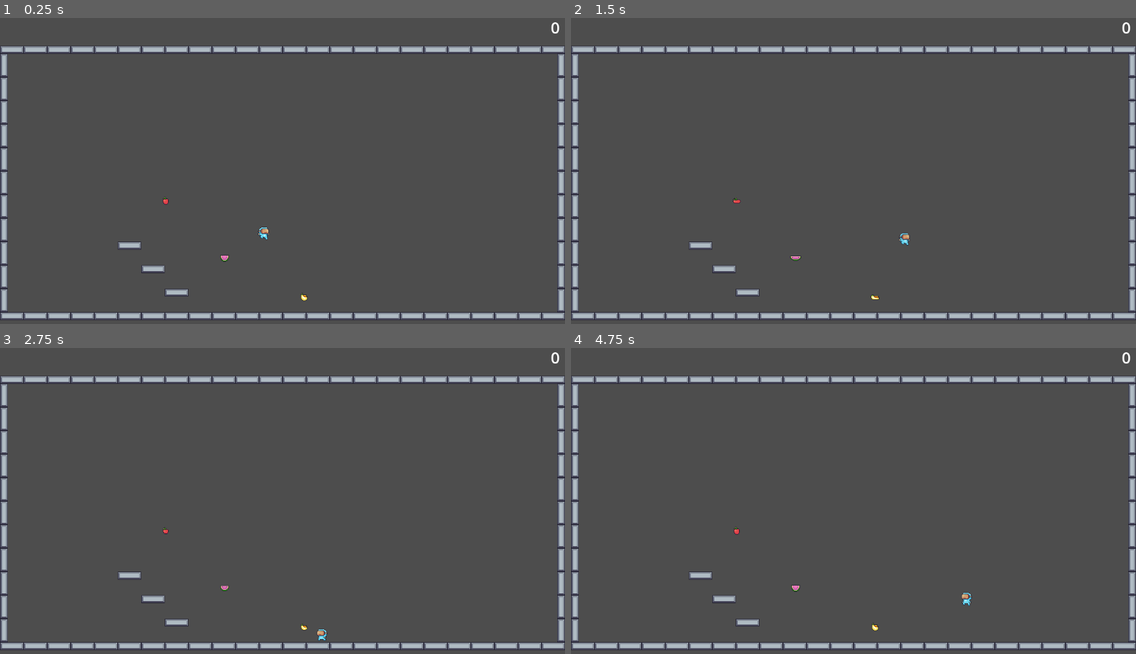
Above: before the commit, frames 1-4 (two rows, left to right).
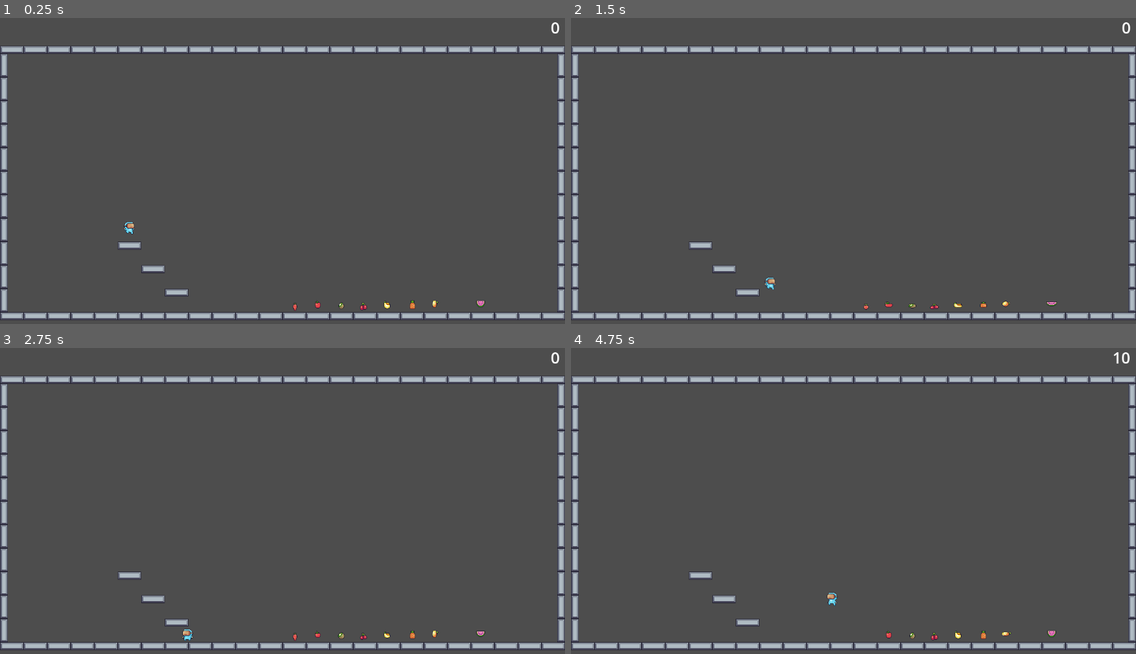
Above: after the commit, the same moments.

Repository: janzeman3/2D_jumping
Game: Godot game, scene res://main_screen.tscn
Same seed, same stepped clock (60 frames per second), same inputs: the game is played once before the commit and once after it.
Inputs:
- Up to frame 1 (0.25 s): no input
- Up to frame 2 (1.5 s): hold Right (right) from 0.53 s (still down); tap Space (jump) at 0.77 s
- Up to frame 3 (2.75 s): tap Space (jump) at 1.52 s; release Right (right) at 2.03 s; hold Left (left) from 2.03 s (still down)
- Up to frame 4 (4.75 s): release Left (left) at 2.78 s; hold Right (right) 2.78-4.28 s; tap Space (jump) at 3.02, 3.77, 4.52 s; hold Left (left) from 4.28 s (still down)

The runs differ from the first frame. In frame 1, 0.3% of the frame differs, in the area x 21-86%, y 58-96%; in frame 2, 0.3%; in frame 3, 0.3%; in frame 4, 0.4%, in the area x 28-99%, y 1-96%.

Commit message:
Rest of fruit
cherries, kiwi, orange, pineapple, strawberry

Signed-off-by: Jan Zeman <major.su@seznam.cz>

Diff:
--- /dev/null
+++ b/Items/cherries.tscn
@@ -0,0 +1,149 @@
+[gd_scene load_steps=22 format=3 uid="uid://6po6joaja8w0"]
+
+[ext_resource type="Script" uid="uid://bm3gvjxp4ytnh" path="res://Engine/item.gd" id="1_w34fd"]
+[ext_resource type="Texture2D" uid="uid://btret1hcst3yp" path="res://PixelAdventure1/Fruits/Cherries.png" id="2_erd1t"]
+
+[sub_resource type="AtlasTexture" id="AtlasTexture_7fonq"]
+atlas = ExtResource("2_erd1t")
+region = Rect2(0, 0, 32, 32)
+
+[sub_resource type="AtlasTexture" id="AtlasTexture_e35fu"]
+atlas = ExtResource("2_erd1t")
+region = Rect2(32, 0, 32, 32)
+
+[sub_resource type="AtlasTexture" id="AtlasTexture_fr6jq"]
+atlas = ExtResource("2_erd1t")
+region = Rect2(64, 0, 32, 32)
+
+[sub_resource type="AtlasTexture" id="AtlasTexture_m6d10"]
+atlas = ExtResource("2_erd1t")
+region = Rect2(96, 0, 32, 32)
+
+[sub_resource type="AtlasTexture" id="AtlasTexture_338us"]
+atlas = ExtResource("2_erd1t")
+region = Rect2(128, 0, 32, 32)
+
+[sub_resource type="AtlasTexture" id="AtlasTexture_fxd2j"]
+atlas = ExtResource("2_erd1t")
+region = Rect2(160, 0, 32, 32)
+
+[sub_resource type="AtlasTexture" id="AtlasTexture_khquj"]
+atlas = ExtResource("2_erd1t")
+region = Rect2(192, 0, 32, 32)
+
+[sub_resource type="AtlasTexture" id="AtlasTexture_f3xcq"]
+atlas = ExtResource("2_erd1t")
+region = Rect2(224, 0, 32, 32)
+
+[sub_resource type="AtlasTexture" id="AtlasTexture_codtu"]
+atlas = ExtResource("2_erd1t")
+region = Rect2(256, 0, 32, 32)
+
+[sub_resource type="AtlasTexture" id="AtlasTexture_c61en"]
+atlas = ExtResource("2_erd1t")
+region = Rect2(288, 0, 32, 32)
+
+[sub_resource type="AtlasTexture" id="AtlasTexture_52t5s"]
+atlas = ExtResource("2_erd1t")
+region = Rect2(320, 0, 32, 32)
+
+[sub_resource type="AtlasTexture" id="AtlasTexture_ntpcd"]
+atlas = ExtResource("2_erd1t")
+region = Rect2(352, 0, 32, 32)
+
+[sub_resource type="AtlasTexture" id="AtlasTexture_u3s2k"]
+atlas = ExtResource("2_erd1t")
+region = Rect2(384, 0, 32, 32)
+
+[sub_resource type="AtlasTexture" id="AtlasTexture_7gl0l"]
+atlas = ExtResource("2_erd1t")
+region = Rect2(416, 0, 32, 32)
+
+[sub_resource type="AtlasTexture" id="AtlasTexture_qx7vi"]
+atlas = ExtResource("2_erd1t")
+region = Rect2(448, 0, 32, 32)
+
+[sub_resource type="AtlasTexture" id="AtlasTexture_mr3rm"]
+atlas = ExtResource("2_erd1t")
+region = Rect2(480, 0, 32, 32)
+
+[sub_resource type="AtlasTexture" id="AtlasTexture_2lvwn"]
+atlas = ExtResource("2_erd1t")
+region = Rect2(512, 0, 32, 32)
+
+[sub_resource type="SpriteFrames" id="SpriteFrames_f76u2"]
+animations = [{
+"frames": [{
+"duration": 1.0,
+"texture": SubResource("AtlasTexture_7fonq")
+}, {
+"duration": 1.0,
+"texture": SubResource("AtlasTexture_e35fu")
+}, {
+"duration": 1.0,
+"texture": SubResource("AtlasTexture_fr6jq")
+}, {
+"duration": 1.0,
+"texture": SubResource("AtlasTexture_m6d10")
+}, {
+"duration": 1.0,
+"texture": SubResource("AtlasTexture_338us")
+}, {
+"duration": 1.0,
+"texture": SubResource("AtlasTexture_fxd2j")
+}, {
+"duration": 1.0,
+"texture": SubResource("AtlasTexture_khquj")
+}, {
+"duration": 1.0,
+"texture": SubResource("AtlasTexture_f3xcq")
+}, {
+"duration": 1.0,
+"texture": SubResource("AtlasTexture_codtu")
+}, {
+"duration": 1.0,
+"texture": SubResource("AtlasTexture_c61en")
+}, {
+"duration": 1.0,
+"texture": SubResource("AtlasTexture_52t5s")
+}, {
+"duration": 1.0,
+"texture": SubResource("AtlasTexture_ntpcd")
+}, {
+"duration": 1.0,
+"texture": SubResource("AtlasTexture_u3s2k")
+}, {
+"duration": 1.0,
+"texture": SubResource("AtlasTexture_7gl0l")
+}, {
+"duration": 1.0,
+"texture": SubResource("AtlasTexture_qx7vi")
+}, {
+"duration": 1.0,
+"texture": SubResource("AtlasTexture_mr3rm")
+}, {
+"duration": 1.0,
+"texture": SubResource("AtlasTexture_2lvwn")
+}],
+"loop": true,
+"name": &"idle",
+"speed": 20.0
+}]
+
+[sub_resource type="ConvexPolygonShape2D" id="ConvexPolygonShape2D_5erq6"]
+points = PackedVector2Array(-6, 5, 5, 5, 0, -6)
+
+[node name="Cherries" type="Area2D"]
+script = ExtResource("1_w34fd")
+metadata/Score = 25
+
+[node name="AnimatedSprite2D" type="AnimatedSprite2D" parent="."]
+sprite_frames = SubResource("SpriteFrames_f76u2")
+animation = &"idle"
+autoplay = "idle"
+frame_progress = 0.0934142
+
+[node name="CollisionShape2D" type="CollisionShape2D" parent="."]
+shape = SubResource("ConvexPolygonShape2D_5erq6")
+
+[connection signal="body_entered" from="." to="." method="_on_body_entered"]
--- /dev/null
+++ b/Items/kiwi.tscn
@@ -0,0 +1,148 @@
+[gd_scene load_steps=22 format=3 uid="uid://b0c51xlg68xmw"]
+
+[ext_resource type="Script" uid="uid://bm3gvjxp4ytnh" path="res://Engine/item.gd" id="1_c4yet"]
+[ext_resource type="Texture2D" uid="uid://dpxxchslg32kb" path="res://PixelAdventure1/Fruits/Kiwi.png" id="2_tpc2e"]
+
+[sub_resource type="AtlasTexture" id="AtlasTexture_5tcct"]
+atlas = ExtResource("2_tpc2e")
+region = Rect2(0, 0, 32, 32)
+
+[sub_resource type="AtlasTexture" id="AtlasTexture_kbn62"]
+atlas = ExtResource("2_tpc2e")
+region = Rect2(32, 0, 32, 32)
+
+[sub_resource type="AtlasTexture" id="AtlasTexture_qo1no"]
+atlas = ExtResource("2_tpc2e")
+region = Rect2(64, 0, 32, 32)
+
+[sub_resource type="AtlasTexture" id="AtlasTexture_oy8p4"]
+atlas = ExtResource("2_tpc2e")
+region = Rect2(96, 0, 32, 32)
+
+[sub_resource type="AtlasTexture" id="AtlasTexture_4bmr1"]
+atlas = ExtResource("2_tpc2e")
+region = Rect2(128, 0, 32, 32)
+
+[sub_resource type="AtlasTexture" id="AtlasTexture_utqfm"]
+atlas = ExtResource("2_tpc2e")
+region = Rect2(160, 0, 32, 32)
+
+[sub_resource type="AtlasTexture" id="AtlasTexture_8w2ci"]
+atlas = ExtResource("2_tpc2e")
+region = Rect2(192, 0, 32, 32)
+
+[sub_resource type="AtlasTexture" id="AtlasTexture_k2iep"]
+atlas = ExtResource("2_tpc2e")
+region = Rect2(224, 0, 32, 32)
+
+[sub_resource type="AtlasTexture" id="AtlasTexture_mqjnq"]
+atlas = ExtResource("2_tpc2e")
+region = Rect2(256, 0, 32, 32)
+
+[sub_resource type="AtlasTexture" id="AtlasTexture_ua3ea"]
+atlas = ExtResource("2_tpc2e")
+region = Rect2(288, 0, 32, 32)
+
+[sub_resource type="AtlasTexture" id="AtlasTexture_7vrc1"]
+atlas = ExtResource("2_tpc2e")
+region = Rect2(320, 0, 32, 32)
+
+[sub_resource type="AtlasTexture" id="AtlasTexture_2u3ln"]
+atlas = ExtResource("2_tpc2e")
+region = Rect2(352, 0, 32, 32)
+
+[sub_resource type="AtlasTexture" id="AtlasTexture_mg47j"]
+atlas = ExtResource("2_tpc2e")
+region = Rect2(384, 0, 32, 32)
+
+[sub_resource type="AtlasTexture" id="AtlasTexture_vyme6"]
+atlas = ExtResource("2_tpc2e")
+region = Rect2(416, 0, 32, 32)
+
+[sub_resource type="AtlasTexture" id="AtlasTexture_6nfb7"]
+atlas = ExtResource("2_tpc2e")
+region = Rect2(448, 0, 32, 32)
+
+[sub_resource type="AtlasTexture" id="AtlasTexture_wtydx"]
+atlas = ExtResource("2_tpc2e")
+region = Rect2(480, 0, 32, 32)
+
+[sub_resource type="AtlasTexture" id="AtlasTexture_w6idi"]
+atlas = ExtResource("2_tpc2e")
+region = Rect2(512, 0, 32, 32)
+
+[sub_resource type="SpriteFrames" id="SpriteFrames_ouqw7"]
+animations = [{
+"frames": [{
+"duration": 1.0,
+"texture": SubResource("AtlasTexture_5tcct")
+}, {
+"duration": 1.0,
+"texture": SubResource("AtlasTexture_kbn62")
+}, {
+"duration": 1.0,
+"texture": SubResource("AtlasTexture_qo1no")
+}, {
+"duration": 1.0,
+"texture": SubResource("AtlasTexture_oy8p4")
+}, {
+"duration": 1.0,
+"texture": SubResource("AtlasTexture_4bmr1")
+}, {
+"duration": 1.0,
+"texture": SubResource("AtlasTexture_utqfm")
+}, {
+"duration": 1.0,
+"texture": SubResource("AtlasTexture_8w2ci")
+}, {
+"duration": 1.0,
+"texture": SubResource("AtlasTexture_k2iep")
+}, {
+"duration": 1.0,
+"texture": SubResource("AtlasTexture_mqjnq")
+}, {
+"duration": 1.0,
+"texture": SubResource("AtlasTexture_ua3ea")
+}, {
+"duration": 1.0,
+"texture": SubResource("AtlasTexture_7vrc1")
+}, {
+"duration": 1.0,
+"texture": SubResource("AtlasTexture_2u3ln")
+}, {
+"duration": 1.0,
+"texture": SubResource("AtlasTexture_mg47j")
+}, {
+"duration": 1.0,
+"texture": SubResource("AtlasTexture_vyme6")
+}, {
+"duration": 1.0,
+"texture": SubResource("AtlasTexture_6nfb7")
+}, {
+"duration": 1.0,
+"texture": SubResource("AtlasTexture_wtydx")
+}, {
+"duration": 1.0,
+"texture": SubResource("AtlasTexture_w6idi")
+}],
+"loop": true,
+"name": &"default",
+"speed": 20.0
+}]
+
+[sub_resource type="CircleShape2D" id="CircleShape2D_i48l7"]
+radius = 5.0
+
+[node name="Kiwi" type="Area2D"]
+script = ExtResource("1_c4yet")
+metadata/Score = 20
+
+[node name="AnimatedSprite2D" type="AnimatedSprite2D" parent="."]
+sprite_frames = SubResource("SpriteFrames_ouqw7")
+autoplay = "default"
+frame_progress = 0.790159
+
+[node name="CollisionShape2D" type="CollisionShape2D" parent="."]
+shape = SubResource("CircleShape2D_i48l7")
+
+[connection signal="body_entered" from="." to="." method="_on_body_entered"]
--- /dev/null
+++ b/Items/orange.tscn
@@ -0,0 +1,150 @@
+[gd_scene load_steps=22 format=3 uid="uid://rxl274wefg7b"]
+
+[ext_resource type="Script" uid="uid://bm3gvjxp4ytnh" path="res://Engine/item.gd" id="1_dogh4"]
+[ext_resource type="Texture2D" uid="uid://bpbobdxal5cgv" path="res://PixelAdventure1/Fruits/Orange.png" id="2_iajij"]
+
+[sub_resource type="AtlasTexture" id="AtlasTexture_42ayl"]
+atlas = ExtResource("2_iajij")
+region = Rect2(0, 0, 32, 32)
+
+[sub_resource type="AtlasTexture" id="AtlasTexture_q5l5e"]
+atlas = ExtResource("2_iajij")
+region = Rect2(32, 0, 32, 32)
+
+[sub_resource type="AtlasTexture" id="AtlasTexture_hplvh"]
+atlas = ExtResource("2_iajij")
+region = Rect2(64, 0, 32, 32)
+
+[sub_resource type="AtlasTexture" id="AtlasTexture_h86ky"]
+atlas = ExtResource("2_iajij")
+region = Rect2(96, 0, 32, 32)
+
+[sub_resource type="AtlasTexture" id="AtlasTexture_1t3h2"]
+atlas = ExtResource("2_iajij")
+region = Rect2(128, 0, 32, 32)
+
+[sub_resource type="AtlasTexture" id="AtlasTexture_psvf5"]
+atlas = ExtResource("2_iajij")
+region = Rect2(160, 0, 32, 32)
+
+[sub_resource type="AtlasTexture" id="AtlasTexture_gqta2"]
+atlas = ExtResource("2_iajij")
+region = Rect2(192, 0, 32, 32)
+
+[sub_resource type="AtlasTexture" id="AtlasTexture_nea2t"]
+atlas = ExtResource("2_iajij")
+region = Rect2(224, 0, 32, 32)
+
+[sub_resource type="AtlasTexture" id="AtlasTexture_gwwbq"]
+atlas = ExtResource("2_iajij")
+region = Rect2(256, 0, 32, 32)
+
+[sub_resource type="AtlasTexture" id="AtlasTexture_e121j"]
+atlas = ExtResource("2_iajij")
+region = Rect2(288, 0, 32, 32)
+
+[sub_resource type="AtlasTexture" id="AtlasTexture_bhbfg"]
+atlas = ExtResource("2_iajij")
+region = Rect2(320, 0, 32, 32)
+
+[sub_resource type="AtlasTexture" id="AtlasTexture_fydq5"]
+atlas = ExtResource("2_iajij")
+region = Rect2(352, 0, 32, 32)
+
+[sub_resource type="AtlasTexture" id="AtlasTexture_pf2wo"]
+atlas = ExtResource("2_iajij")
+region = Rect2(384, 0, 32, 32)
+
+[sub_resource type="AtlasTexture" id="AtlasTexture_8kciv"]
+atlas = ExtResource("2_iajij")
+region = Rect2(416, 0, 32, 32)
+
+[sub_resource type="AtlasTexture" id="AtlasTexture_ammtk"]
+atlas = ExtResource("2_iajij")
+region = Rect2(448, 0, 32, 32)
+
+[sub_resource type="AtlasTexture" id="AtlasTexture_xfr01"]
+atlas = ExtResource("2_iajij")
+region = Rect2(480, 0, 32, 32)
+
+[sub_resource type="AtlasTexture" id="AtlasTexture_kf2ub"]
+atlas = ExtResource("2_iajij")
+region = Rect2(512, 0, 32, 32)
+
+[sub_resource type="SpriteFrames" id="SpriteFrames_ywep7"]
+animations = [{
+"frames": [{
+"duration": 1.0,
+"texture": SubResource("AtlasTexture_42ayl")
+}, {
+"duration": 1.0,
+"texture": SubResource("AtlasTexture_q5l5e")
+}, {
+"duration": 1.0,
+"texture": SubResource("AtlasTexture_hplvh")
+}, {
+"duration": 1.0,
+"texture": SubResource("AtlasTexture_h86ky")
+}, {
+"duration": 1.0,
+"texture": SubResource("AtlasTexture_1t3h2")
+}, {
+"duration": 1.0,
+"texture": SubResource("AtlasTexture_psvf5")
+}, {
+"duration": 1.0,
+"texture": SubResource("AtlasTexture_gqta2")
+}, {
+"duration": 1.0,
+"texture": SubResource("AtlasTexture_nea2t")
+}, {
+"duration": 1.0,
+"texture": SubResource("AtlasTexture_gwwbq")
+}, {
+"duration": 1.0,
+"texture": SubResource("AtlasTexture_e121j")
+}, {
+"duration": 1.0,
+"texture": SubResource("AtlasTexture_bhbfg")
+}, {
+"duration": 1.0,
+"texture": SubResource("AtlasTexture_fydq5")
+}, {
+"duration": 1.0,
+"texture": SubResource("AtlasTexture_pf2wo")
+}, {
+"duration": 1.0,
+"texture": SubResource("AtlasTexture_8kciv")
+}, {
+"duration": 1.0,
+"texture": SubResource("AtlasTexture_ammtk")
+}, {
+"duration": 1.0,
+"texture": SubResource("AtlasTexture_xfr01")
+}, {
+"duration": 1.0,
+"texture": SubResource("AtlasTexture_kf2ub")
+}],
+"loop": true,
+"name": &"idle",
+"speed": 20.0
+}]
+
+[sub_resource type="CircleShape2D" id="CircleShape2D_0rv0j"]
+radius = 5.0
+
+[node name="Orange" type="Area2D"]
+script = ExtResource("1_dogh4")
+metadata/Score = 40
+
+[node name="AnimatedSprite2D" type="AnimatedSprite2D" parent="."]
+sprite_frames = SubResource("SpriteFrames_ywep7")
+animation = &"idle"
+autoplay = "idle"
+frame = 3
+frame_progress = 0.500752
+
+[node name="CollisionShape2D" type="CollisionShape2D" parent="."]
+shape = SubResource("CircleShape2D_0rv0j")
+
+[connection signal="body_entered" from="." to="." method="_on_body_entered"]
--- /dev/null
+++ b/Items/pineapple.tscn
@@ -0,0 +1,150 @@
+[gd_scene load_steps=22 format=3 uid="uid://d3anl5e1k1ja7"]
+
+[ext_resource type="Script" uid="uid://bm3gvjxp4ytnh" path="res://Engine/item.gd" id="1_5rx15"]
+[ext_resource type="Texture2D" uid="uid://dxs1g464qw1d0" path="res://PixelAdventure1/Fruits/Pineapple.png" id="2_y2s26"]
+
+[sub_resource type="AtlasTexture" id="AtlasTexture_3lsjk"]
+atlas = ExtResource("2_y2s26")
+region = Rect2(0, 0, 32, 32)
+
+[sub_resource type="AtlasTexture" id="AtlasTexture_58kkt"]
+atlas = ExtResource("2_y2s26")
+region = Rect2(32, 0, 32, 32)
+
+[sub_resource type="AtlasTexture" id="AtlasTexture_s8f1a"]
+atlas = ExtResource("2_y2s26")
+region = Rect2(64, 0, 32, 32)
+
+[sub_resource type="AtlasTexture" id="AtlasTexture_np513"]
+atlas = ExtResource("2_y2s26")
+region = Rect2(96, 0, 32, 32)
+
+[sub_resource type="AtlasTexture" id="AtlasTexture_3x6ee"]
+atlas = ExtResource("2_y2s26")
+region = Rect2(128, 0, 32, 32)
+
+[sub_resource type="AtlasTexture" id="AtlasTexture_wfc5j"]
+atlas = ExtResource("2_y2s26")
+region = Rect2(160, 0, 32, 32)
+
+[sub_resource type="AtlasTexture" id="AtlasTexture_0xrdv"]
+atlas = ExtResource("2_y2s26")
+region = Rect2(192, 0, 32, 32)
+
+[sub_resource type="AtlasTexture" id="AtlasTexture_hqaon"]
+atlas = ExtResource("2_y2s26")
+region = Rect2(224, 0, 32, 32)
+
+[sub_resource type="AtlasTexture" id="AtlasTexture_7rocf"]
+atlas = ExtResource("2_y2s26")
+region = Rect2(256, 0, 32, 32)
+
+[sub_resource type="AtlasTexture" id="AtlasTexture_e5e72"]
+atlas = ExtResource("2_y2s26")
+region = Rect2(288, 0, 32, 32)
+
+[sub_resource type="AtlasTexture" id="AtlasTexture_nngqu"]
+atlas = ExtResource("2_y2s26")
+region = Rect2(320, 0, 32, 32)
+
+[sub_resource type="AtlasTexture" id="AtlasTexture_cjubi"]
+atlas = ExtResource("2_y2s26")
+region = Rect2(352, 0, 32, 32)
+
+[sub_resource type="AtlasTexture" id="AtlasTexture_q0cv6"]
+atlas = ExtResource("2_y2s26")
+region = Rect2(384, 0, 32, 32)
+
+[sub_resource type="AtlasTexture" id="AtlasTexture_qhu7g"]
+atlas = ExtResource("2_y2s26")
+region = Rect2(416, 0, 32, 32)
+
+[sub_resource type="AtlasTexture" id="AtlasTexture_h7rsf"]
+atlas = ExtResource("2_y2s26")
+region = Rect2(448, 0, 32, 32)
+
+[sub_resource type="AtlasTexture" id="AtlasTexture_4wm1q"]
+atlas = ExtResource("2_y2s26")
+region = Rect2(480, 0, 32, 32)
+
+[sub_resource type="AtlasTexture" id="AtlasTexture_kagn2"]
+atlas = ExtResource("2_y2s26")
+region = Rect2(512, 0, 32, 32)
+
+[sub_resource type="SpriteFrames" id="SpriteFrames_v7vnh"]
+animations = [{
+"frames": [{
+"duration": 1.0,
+"texture": SubResource("AtlasTexture_3lsjk")
+}, {
+"duration": 1.0,
+"texture": SubResource("AtlasTexture_58kkt")
+}, {
+"duration": 1.0,
+"texture": SubResource("AtlasTexture_s8f1a")
+}, {
+"duration": 1.0,
+"texture": SubResource("AtlasTexture_np513")
+}, {
+"duration": 1.0,
+"texture": SubResource("AtlasTexture_3x6ee")
+}, {
+"duration": 1.0,
+"texture": SubResource("AtlasTexture_wfc5j")
+}, {
+"duration": 1.0,
+"texture": SubResource("AtlasTexture_0xrdv")
+}, {
+"duration": 1.0,
+"texture": SubResource("AtlasTexture_hqaon")
+}, {
+"duration": 1.0,
+"texture": SubResource("AtlasTexture_7rocf")
+}, {
+"duration": 1.0,
+"texture": SubResource("AtlasTexture_e5e72")
+}, {
+"duration": 1.0,
+"texture": SubResource("AtlasTexture_nngqu")
+}, {
+"duration": 1.0,
+"texture": SubResource("AtlasTexture_cjubi")
+}, {
+"duration": 1.0,
+"texture": SubResource("AtlasTexture_q0cv6")
+}, {
+"duration": 1.0,
+"texture": SubResource("AtlasTexture_qhu7g")
+}, {
+"duration": 1.0,
+"texture": SubResource("AtlasTexture_h7rsf")
+}, {
+"duration": 1.0,
+"texture": SubResource("AtlasTexture_4wm1q")
+}, {
+"duration": 1.0,
+"texture": SubResource("AtlasTexture_kagn2")
+}],
+"loop": true,
+"name": &"idle",
+"speed": 20.0
+}]
+
+[sub_resource type="CircleShape2D" id="CircleShape2D_0go4l"]
+radius = 5.0
+
+[node name="Pineapple" type="Area2D"]
+script = ExtResource("1_5rx15")
+metadata/Score = 35
+
+[node name="AnimatedSprite2D" type="AnimatedSprite2D" parent="."]
+sprite_frames = SubResource("SpriteFrames_v7vnh")
+animation = &"idle"
+autoplay = "idle"
+frame_progress = 0.50942
+
+[node name="CollisionShape2D" type="CollisionShape2D" parent="."]
+position = Vector2(0, 3)
+shape = SubResource("CircleShape2D_0go4l")
+
+[connection signal="body_entered" from="." to="." method="_on_body_entered"]
--- /dev/null
+++ b/Items/strawberry.tscn
@@ -0,0 +1,143 @@
+[gd_scene load_steps=21 format=3 uid="uid://bsmkequc1sufb"]
+
+[ext_resource type="Script" uid="uid://bm3gvjxp4ytnh" path="res://Engine/item.gd" id="1_uysx6"]
+[ext_resource type="Texture2D" uid="uid://dnaxwuk3rn302" path="res://PixelAdventure1/Fruits/Strawberry.png" id="2_wat8j"]
+
+[sub_resource type="AtlasTexture" id="AtlasTexture_aolof"]
+atlas = ExtResource("2_wat8j")
+region = Rect2(0, 0, 32, 32)
+
+[sub_resource type="AtlasTexture" id="AtlasTexture_ih8i3"]
+atlas = ExtResource("2_wat8j")
+region = Rect2(32, 0, 32, 32)
+
+[sub_resource type="AtlasTexture" id="AtlasTexture_mqmxm"]
+atlas = ExtResource("2_wat8j")
+region = Rect2(64, 0, 32, 32)
+
+[sub_resource type="AtlasTexture" id="AtlasTexture_10vci"]
+atlas = ExtResource("2_wat8j")
+region = Rect2(96, 0, 32, 32)
+
+[sub_resource type="AtlasTexture" id="AtlasTexture_gqf7d"]
+atlas = ExtResource("2_wat8j")
+region = Rect2(128, 0, 32, 32)
+
+[sub_resource type="AtlasTexture" id="AtlasTexture_g5bek"]
+atlas = ExtResource("2_wat8j")
+region = Rect2(192, 0, 32, 32)
+
+[sub_resource type="AtlasTexture" id="AtlasTexture_bdmpe"]
+atlas = ExtResource("2_wat8j")
+region = Rect2(224, 0, 32, 32)
+
+[sub_resource type="AtlasTexture" id="AtlasTexture_nk6ve"]
+atlas = ExtResource("2_wat8j")
+region = Rect2(256, 0, 32, 32)
+
+[sub_resource type="AtlasTexture" id="AtlasTexture_ecygo"]
+atlas = ExtResource("2_wat8j")
+region = Rect2(288, 0, 32, 32)
+
+[sub_resource type="AtlasTexture" id="AtlasTexture_ma0a2"]
+atlas = ExtResource("2_wat8j")
+region = Rect2(320, 0, 32, 32)
+
+[sub_resource type="AtlasTexture" id="AtlasTexture_v85a4"]
+atlas = ExtResource("2_wat8j")
+region = Rect2(352, 0, 32, 32)
+
+[sub_resource type="AtlasTexture" id="AtlasTexture_86t1m"]
+atlas = ExtResource("2_wat8j")
+region = Rect2(384, 0, 32, 32)
+
+[sub_resource type="AtlasTexture" id="AtlasTexture_jxbnq"]
+atlas = ExtResource("2_wat8j")
+region = Rect2(416, 0, 32, 32)
+
+[sub_resource type="AtlasTexture" id="AtlasTexture_5hvbp"]
+atlas = ExtResource("2_wat8j")
+region = Rect2(448, 0, 32, 32)
+
+[sub_resource type="AtlasTexture" id="AtlasTexture_co0ru"]
+atlas = ExtResource("2_wat8j")
+region = Rect2(480, 0, 32, 32)
+
+[sub_resource type="AtlasTexture" id="AtlasTexture_crtp0"]
+atlas = ExtResource("2_wat8j")
+region = Rect2(512, 0, 32, 32)
+
+[sub_resource type="SpriteFrames" id="SpriteFrames_eeqj6"]
+animations = [{
+"frames": [{
+"duration": 1.0,
+"texture": SubResource("AtlasTexture_aolof")
+}, {
+"duration": 1.0,
+"texture": SubResource("AtlasTexture_ih8i3")
+}, {
+"duration": 1.0,
+"texture": SubResource("AtlasTexture_mqmxm")
+}, {
+"duration": 1.0,
+"texture": SubResource("AtlasTexture_10vci")
+}, {
+"duration": 1.0,
+"texture": SubResource("AtlasTexture_gqf7d")
+}, {
+"duration": 1.0,
+"texture": SubResource("AtlasTexture_g5bek")
+}, {
+"duration": 1.0,
+"texture": SubResource("AtlasTexture_bdmpe")
+}, {
+"duration": 1.0,
+"texture": SubResource("AtlasTexture_nk6ve")
+}, {
+"duration": 1.0,
+"texture": SubResource("AtlasTexture_ecygo")
+}, {
+"duration": 1.0,
+"texture": SubResource("AtlasTexture_ma0a2")
+}, {
+"duration": 1.0,
+"texture": SubResource("AtlasTexture_v85a4")
+}, {
+"duration": 1.0,
+"texture": SubResource("AtlasTexture_86t1m")
+}, {
+"duration": 1.0,
+"texture": SubResource("AtlasTexture_jxbnq")
+}, {
+"duration": 1.0,
+"texture": SubResource("AtlasTexture_5hvbp")
+}, {
+"duration": 1.0,
+"texture": SubResource("AtlasTexture_co0ru")
+}, {
+"duration": 1.0,
+"texture": SubResource("AtlasTexture_crtp0")
+}],
+"loop": true,
+"name": &"idle",
+"speed": 20.0
+}]
+
+[sub_resource type="CircleShape2D" id="CircleShape2D_xwn5f"]
+radius = 4.0
+
+[node name="Strawberry" type="Area2D"]
+script = ExtResource("1_uysx6")
+metadata/Score = 10
+
+[node name="AnimatedSprite2D" type="AnimatedSprite2D" parent="."]
+sprite_frames = SubResource("SpriteFrames_eeqj6")
+animation = &"idle"
+autoplay = "idle"
+frame_progress = 0.863907
+
+[node name="CollisionShape2D" type="CollisionShape2D" parent="."]
+position = Vector2(0, 1)
+shape = SubResource("CircleShape2D_xwn5f")
+
+[connection signal="body_entered" from="." to="." method="_on_body_entered"]
--- a/main_screen.tscn
+++ b/main_screen.tscn
@@ -6,6 +6,11 @@
 [ext_resource type="PackedScene" uid="uid://u0png8js0xcq" path="res://Characters/virtual_guy.tscn" id="5_4sclt"]
 [ext_resource type="PackedScene" uid="uid://e5hreo534tjb" path="res://Items/apple.tscn" id="5_ywh4s"]
 [ext_resource type="PackedScene" uid="uid://m25hloihc7t" path="res://Items/banana.tscn" id="6_ywh4s"]
+[ext_resource type="PackedScene" uid="uid://6po6joaja8w0" path="res://Items/cherries.tscn" id="7_ue4rx"]
+[ext_resource type="PackedScene" uid="uid://b0c51xlg68xmw" path="res://Items/kiwi.tscn" id="8_sjiej"]
+[ext_resource type="PackedScene" uid="uid://rxl274wefg7b" path="res://Items/orange.tscn" id="9_4sv2p"]
+[ext_resource type="PackedScene" uid="uid://d3anl5e1k1ja7" path="res://Items/pineapple.tscn" id="10_0osx7"]
+[ext_resource type="PackedScene" uid="uid://bsmkequc1sufb" path="res://Items/strawberry.tscn" id="11_62wn8"]
 
 [sub_resource type="TileSetAtlasSource" id="TileSetAtlasSource_w0p2i"]
 texture = ExtResource("1_tjn2e")
@@ -272,13 +277,28 @@
 horizontal_alignment = 2
 
 [node name="VirtualGuy" parent="." instance=ExtResource("5_4sclt")]
-position = Vector2(537, 440)
+position = Vector2(263, 429)
 
 [node name="Melon" parent="." instance=ExtResource("3_7a4el")]
-position = Vector2(458, 514)
+position = Vector2(980, 607)
 
 [node name="Apple" parent="." instance=ExtResource("5_ywh4s")]
-position = Vector2(338, 398)
+position = Vector2(648, 610)
 
 [node name="Banana" parent="." instance=ExtResource("6_ywh4s")]
-position = Vector2(620, 594)
+position = Vector2(789, 610)
+
+[node name="Cherries" parent="." instance=ExtResource("7_ue4rx")]
+position = Vector2(741, 612)
+
+[node name="Kiwi" parent="." instance=ExtResource("8_sjiej")]
+position = Vector2(696, 611)
+
+[node name="Orange" parent="." instance=ExtResource("9_4sv2p")]
+position = Vector2(886, 607)
+
+[node name="Pineapple" parent="." instance=ExtResource("10_0osx7")]
+position = Vector2(841, 608)
+
+[node name="Strawberry" parent="." instance=ExtResource("11_62wn8")]
+position = Vector2(601, 613)
Not shown: 1 places in main_screen.tscn that only renumber resources
